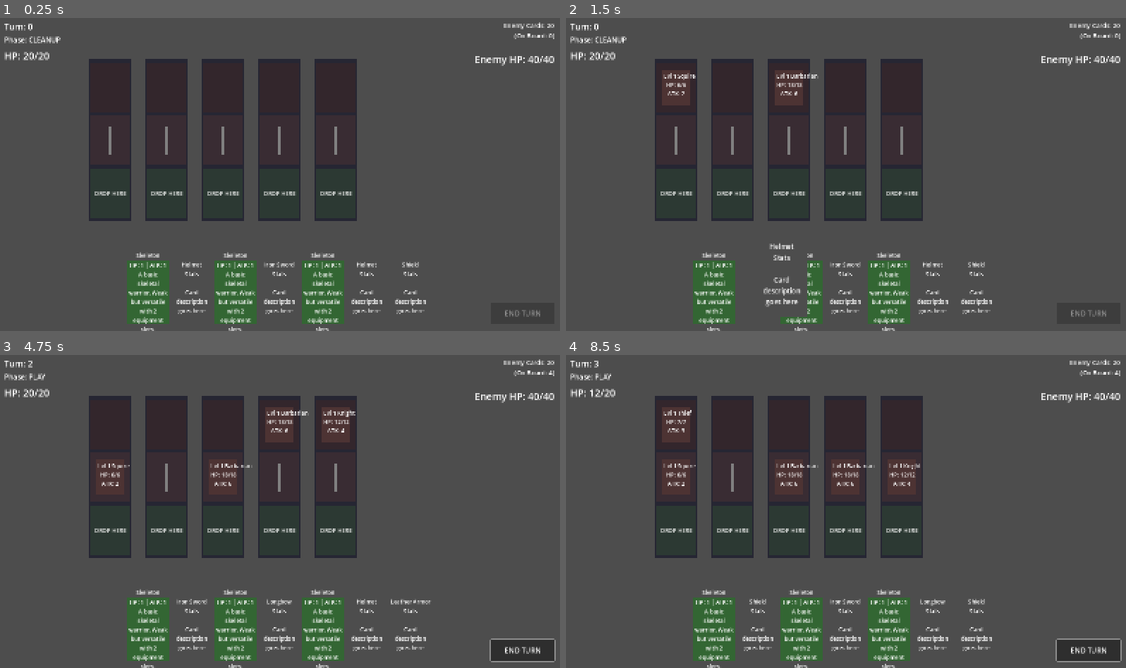
Above: before the commit, frames 1-4 (two rows, left to right).
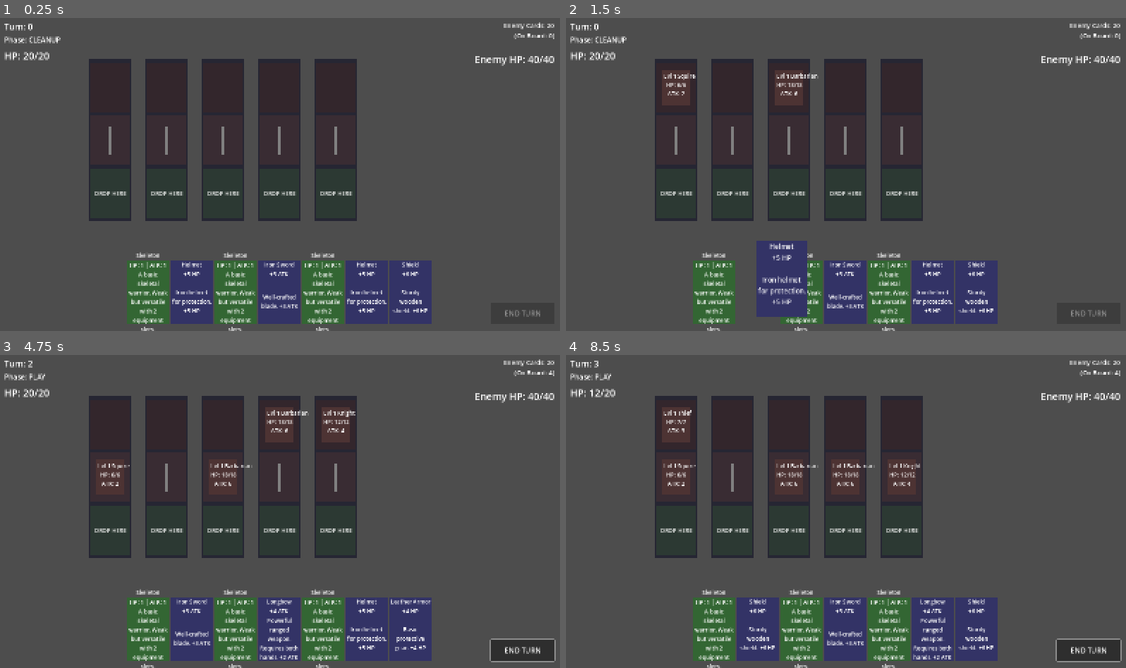
Above: after the commit, the same moments.

Repository: KaylaKZJ/deadhand
Game: Godot game, scene res://scenes/main.tscn
Two runs of this game, one before a commit and one after it. Both use one fixed random seed, a clock stepped at 60 frames per second and the inputs below.
Inputs (mouse positions are in pixels of both pictures, inside the frame that each line leads up to):
- Up to frame 1 (0.25 s): no input
- Up to frame 2 (1.5 s): tap Enter at 0.5 s; drag from (711, 293) to (902, 102) at 0.52 s; drag from (756, 293) to (818, 237) at 1.27 s
- Up to frame 3 (4.75 s): click "END TURN" at 2 s; move the mouse to (336, 439) at 2.77 s; click (336, 439) at 2.92 s; tap Space at 3.5 s; drag from (252, 574) to (112, 461) at 3.52 s; tap Enter at 4.25 s; move the mouse to (448, 558) at 4.27 s; click (448, 558) at 4.42 s
- Up to frame 4 (8.5 s): click "END TURN" at 5 s; drag from (678, 461) to (762, 430) at 5.77 s; move the mouse to (874, 508) at 6.52 s; click (874, 508) at 6.67 s; tap Space at 7.25 s; drag from (762, 430) to (734, 524) at 7.27 s; tap Enter at 8 s; move the mouse to (969, 492) at 8.02 s; click (969, 492) at 8.17 s

The runs differ from the first frame. In frame 1, 5.9% of the frame differs, in the area x 30-78%, y 77-98%; in frame 2, 6.5%, in the area x 34-78%, y 71-98%; in frame 3, 5.8%; in frame 4, 5.9%.
Error before the commit: Invalid access to property or key 'hp_bonus' on a base object of type 'Resource (EquipmentCardResource)'. (res://scripts/card_logic/card_display.gd:46)

Commit message:
fix(card-display): inject combat_manager before add_child; add live stat preview
Timing fix:
- set_combat_manager() must be called before add_child() so _ready() finds
  a valid combat_manager on first update_display() call
- _ready() still auto-finds via group as fallback if not pre-injected

Stat preview (live gold tint while StatPanel is open):
- _preview_atk_bonus / _preview_def_bonus / _preview_vit_bonus offsets
- _on_stat_preview_changed() sets offsets and redraws
- _on_stat_allocated() clears offsets (now baked in) and redraws

Display logic by category:
- Weapon cards: show attack_bonus + player_atk + preview offset as "+X ATK ★"
- Armor cards:  show def_bonus + player_def + preview offset as "+X HP ★"
- Body cards:   show base HP/ATK only (player bonuses applied at combat time)
- Gold tint + ★ marker active while preview offset is non-zero

Diff:
--- a/scripts/card_logic/card_display.gd
+++ b/scripts/card_logic/card_display.gd
@@ -8,6 +8,12 @@
 var card_data: CardBase = null
 var is_being_dragged: bool = false
 var original_position: Vector2
+var combat_manager: CombatManager = null
+
+# Staged preview offsets — set by StatPanel while the panel is open, 0 when closed
+var _preview_atk_bonus: int = 0
+var _preview_def_bonus: int = 0
+var _preview_vit_bonus: int = 0
 
 @onready var background: ColorRect = $Background
 @onready var card_name_label: Label = $VBoxContainer/CardName
@@ -17,6 +23,19 @@
 func _ready():
 	mouse_filter = Control.MOUSE_FILTER_PASS
 	gui_input.connect(_on_gui_input)
+	# Only auto-find if not already injected by the parent (avoids timing issues)
+	if not combat_manager:
+		combat_manager = get_tree().get_first_node_in_group("combat_manager")
+	if combat_manager and not combat_manager.stat_allocated.is_connected(_on_stat_allocated):
+		combat_manager.stat_allocated.connect(_on_stat_allocated)
+	# Refresh display now that combat_manager may be available
+	update_display()
+
+func set_combat_manager(mgr: CombatManager) -> void:
+	"""Inject the combat manager before _ready so stats are correct immediately."""
+	combat_manager = mgr
+	if combat_manager and not combat_manager.stat_allocated.is_connected(_on_stat_allocated):
+		combat_manager.stat_allocated.connect(_on_stat_allocated)
 
 func set_card_data(data: CardBase):
 	"""Initialize this card display with card data"""
@@ -35,26 +54,77 @@
 	# Set stats/info based on card type
 	if stats_label:
 		if card_data is BodyCardResource:
+			# Body cards show base stats only — player bonuses apply at combat time via Unit
 			var body_card = card_data as BodyCardResource
 			stats_label.text = "HP: %d | ATK: %d" % [body_card.hp, body_card.attack]
-			# Color body cards green
+			stats_label.remove_theme_color_override("font_color")
 			if background:
 				background.color = Color(0.2, 0.4, 0.2, 1)
+
 		elif card_data is EquipmentCardResource:
 			var equip_card = card_data as EquipmentCardResource
-			var bonuses = []
-			if equip_card.hp_bonus > 0:
-				bonuses.append("+%d HP" % equip_card.hp_bonus)
-			if equip_card.attack_bonus > 0:
-				bonuses.append("+%d ATK" % equip_card.attack_bonus)
-			stats_label.text = " | ".join(bonuses)
-			# Color equipment cards blue
+			var bonuses: Array[String] = []
+
+			if equip_card.equipment_category == "weapon":
+				# Weapons scale with player ATK
+				var committed_atk = equip_card.attack_bonus
+				if combat_manager:
+					committed_atk += combat_manager.player_atk
+				var displayed_atk = committed_atk + _preview_atk_bonus
+				var s = "+%d ATK" % displayed_atk
+				if _preview_atk_bonus != 0:
+					s += " ★"
+				bonuses.append(s)
+
+			elif equip_card.equipment_category == "armor":
+				# Armor adds HP to the unit. player_def adds extra HP on top when equipped.
+				var committed_hp = equip_card.def_bonus
+				if combat_manager:
+					committed_hp += combat_manager.player_def
+				var displayed_hp = committed_hp + _preview_def_bonus
+				if displayed_hp > 0:
+					var s = "+%d HP" % displayed_hp
+					if _preview_def_bonus != 0:
+						s += " ★"
+					bonuses.append(s)
+
+			else:
+				# Fallback: show raw bonuses for uncategorised equipment
+				if equip_card.attack_bonus > 0:
+					bonuses.append("+%d ATK" % equip_card.attack_bonus)
+				if equip_card.def_bonus > 0:
+					bonuses.append("+%d HP" % equip_card.def_bonus)
+				if equip_card.defense_bonus > 0:
+					bonuses.append("+%d DEF" % equip_card.defense_bonus)
+
+			stats_label.text = " | ".join(bonuses) if not bonuses.is_empty() else "(no bonuses)"
+
+			# Tint gold while any relevant preview is active
+			if _preview_atk_bonus != 0 or _preview_def_bonus != 0:
+				stats_label.add_theme_color_override("font_color", Color(1.0, 0.85, 0.2, 1.0))
+			else:
+				stats_label.remove_theme_color_override("font_color")
+
 			if background:
 				background.color = Color(0.2, 0.2, 0.4, 1)
 
 	# Set description
 	if description_label:
 		description_label.text = card_data.description
+
+func _on_stat_allocated(_stat_name: String, _new_value: int):
+	"""Refresh display when player stats are committed — clear preview (now baked in)"""
+	_preview_atk_bonus = 0
+	_preview_def_bonus = 0
+	_preview_vit_bonus = 0
+	update_display()
+
+func _on_stat_preview_changed(staged_atk: int, staged_def: int, staged_vit: int):
+	"""Called by StatPanel while tweaking — show preview without committing"""
+	_preview_atk_bonus = staged_atk
+	_preview_def_bonus = staged_def
+	_preview_vit_bonus = staged_vit
+	update_display()
 
 func _on_gui_input(event: InputEvent):
 	"""Handle mouse input for dragging"""
